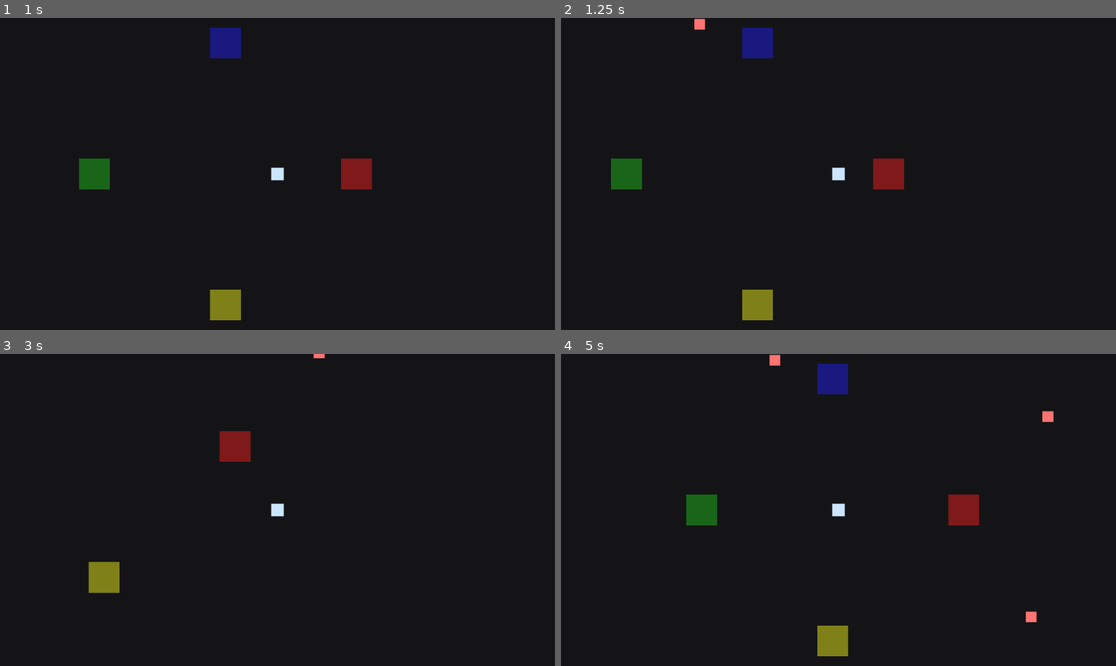
Above: before the commit, frames 1-4 (two rows, left to right).
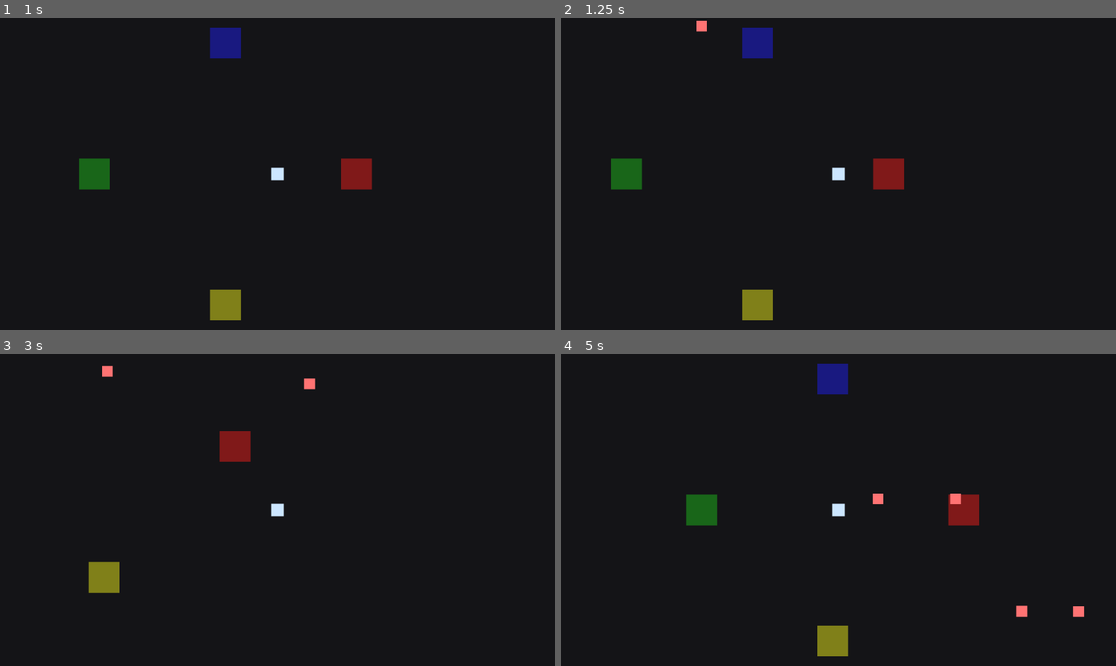
Above: after the commit, the same moments.

Repository: KevinRabbe/bullet-hell-roughe-lite
Game: Godot game, scene res://scenes/Main.tscn
Two runs of this game, one before a commit and one after it. Both use one fixed random seed, a clock stepped at 60 frames per second and the inputs below.
Inputs:
- Up to frame 1 (1 s): tap Enter at 0.5 s; hold D (move_right) from 0.53 s (still down)
- Up to frame 2 (1.25 s): keep holding D (move_right)
- Up to frame 3 (3 s): release D (move_right) at 1.28 s; hold S (move_down) 1.28-2.03 s; hold D (move_right) 2.03-2.78 s; hold W (move_up) from 2.78 s (still down)
- Up to frame 4 (5 s): release W (move_up) at 3.53 s; hold A (move_left) from 3.53 s (still down)

Frame 1 is identical in both runs. In frame 2, less than 0.1% of the frame differs, in the area x 24-27%, y 0-5%; in frame 3, 0.2%; in frame 4, 0.5%, in the area x 37-95%, y 0-86%.

Commit message:
Assign enemy target after spawning

Diff:
--- a/scripts/spawning/enemy_spawner.gd
+++ b/scripts/spawning/enemy_spawner.gd
@@ -31,17 +31,20 @@
 		return
 
 	var enemy_instance := enemy_scene.instantiate()
-	if enemy_instance is Node2D:
-		var enemy_node := enemy_instance as Node2D
-		var spawn_direction := Vector2.RIGHT.rotated(rng.randf_range(0.0, TAU))
-		enemy_node.global_position = target.global_position + (spawn_direction * spawn_radius)
-		if enemy_node.has_method("set"):
-			enemy_node.set("target_path", enemy_node.get_path_to(target))
-		add_child(enemy_node)
+	if not enemy_instance is Node2D:
+		return
+
+	var enemy_node := enemy_instance as Node2D
+	var spawn_direction := Vector2.RIGHT.rotated(rng.randf_range(0.0, TAU))
+	enemy_node.global_position = target.global_position + (spawn_direction * spawn_radius)
+	add_child(enemy_node)
+
+	if enemy_node.has_method("set_target"):
+		enemy_node.call("set_target", target)
 
 func _count_alive_enemies() -> int:
 	var alive_count := 0
 	for child in get_children():
-		if child is CharacterBody2D and child != spawn_timer:
+		if child is CharacterBody2D:
 			alive_count += 1
 	return alive_count
